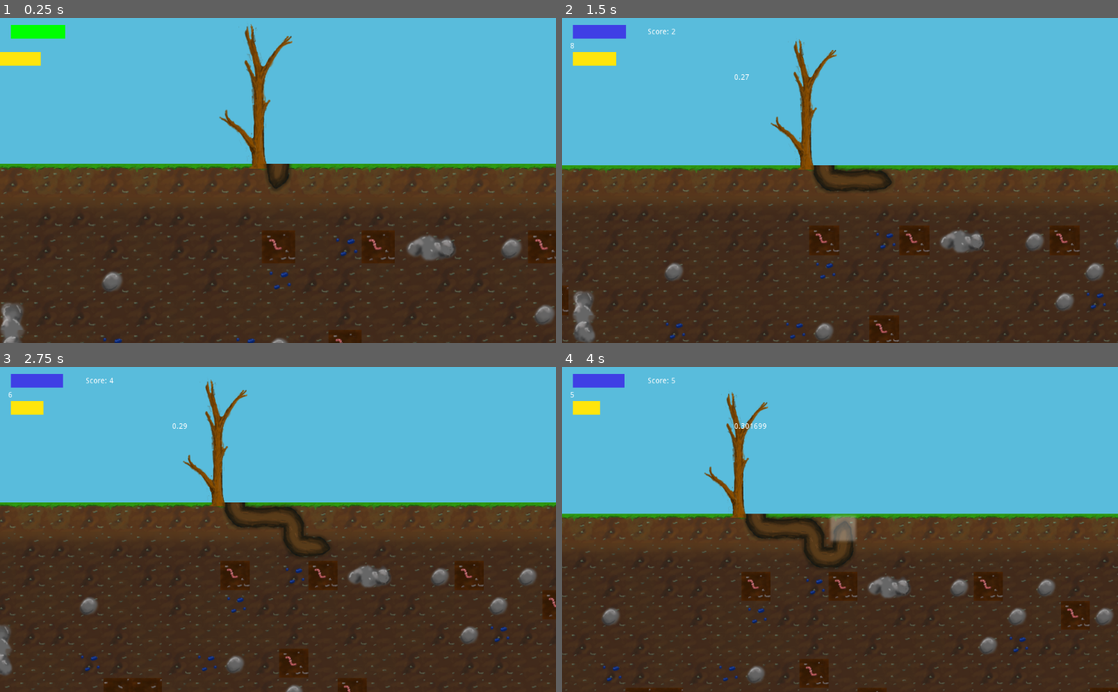
Above: before the commit, frames 1-4 (two rows, left to right).
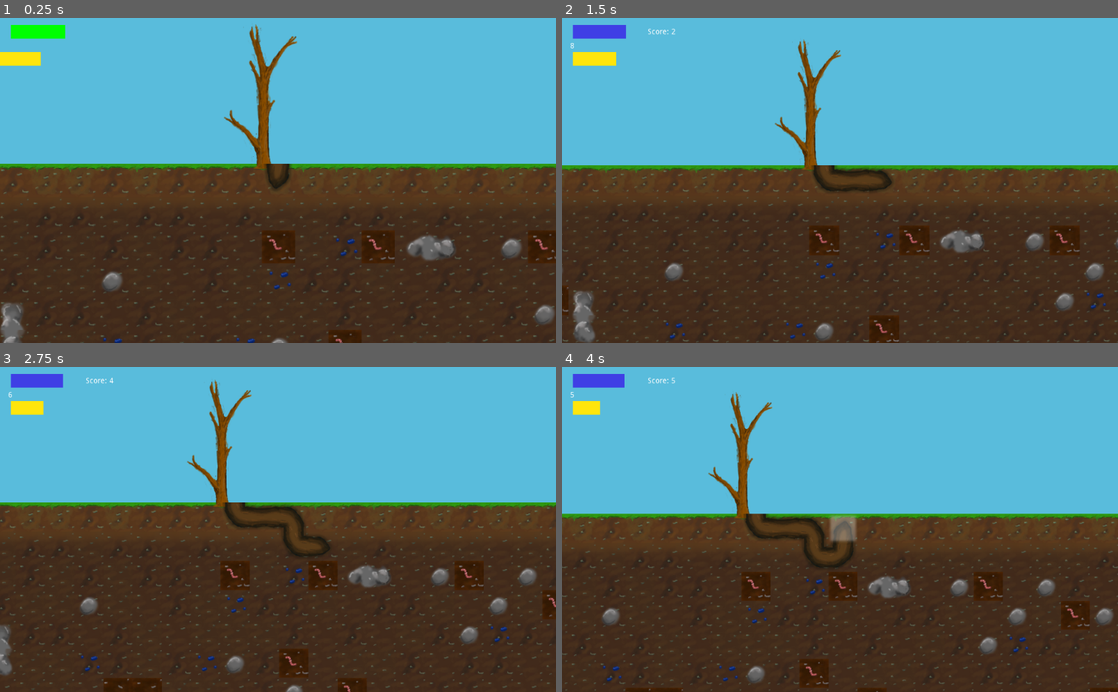
Above: after the commit, the same moments.

Repository: Sushperson/Tree-Simulator-2023
Game: Godot game, scene res://Scenes/World.tscn
Same seed, same stepped clock (60 frames per second), same inputs: the game is played once before the commit and once after it. The engine's default icon, where the game draws it, is replaced by a stand-in: a white triangle on a blue panel in a dark square.
Inputs:
- Up to frame 1 (0.25 s): no input
- Up to frame 2 (1.5 s): tap Enter (ui_accept) at 0.5, 0.6, 0.77, 1.07, 1.35 s; hold D (right) 0.53-1.28 s; hold S (down) from 1.28 s (still down)
- Up to frame 3 (2.75 s): tap Enter (ui_accept) at 1.52, 1.82, 2.1 s; release S (down) at 2.03 s; hold D (right) from 2.03 s (still down)
- Up to frame 4 (4 s): release D (right) at 2.78 s; hold W (up) 2.78-3.53 s; tap Enter (ui_accept) at 2.85, 3.02, 3.32, 3.6, 3.77 s; hold A (left) from 3.53 s (still down)

The runs differ from the first frame. In frame 1, 1.5% of the frame differs, in the area x 39-54%, y 1-47%; in frame 2, 1.2%; in frame 3, 1.2%; in frame 4, 1.2%.

Commit message:
skill plus

Diff:
--- a/Tree_sim/Scenes/World.tscn
+++ b/Tree_sim/Scenes/World.tscn
@@ -598,6 +598,7 @@
 texture = ExtResource( 20 )
 
 [node name="GameSpeed" type="Label" parent="HUD"]
+visible = false
 margin_left = 317.0
 margin_top = 103.0
 margin_right = 357.0
@@ -620,7 +621,7 @@
 use_global_coordinates = false
 
 [node name="tree" parent="." instance=ExtResource( 37 )]
-position = Vector2( 13, -4 )
+position = Vector2( 32, 1 )
 
 [node name="Sound_player" type="AudioStreamPlayer" parent="."]
 stream = ExtResource( 35 )
--- a/Tree_sim/Scenes/skilltree.tscn
+++ b/Tree_sim/Scenes/skilltree.tscn
@@ -34,7 +34,7 @@
 [node name="1_stamm" type="Node" parent="Node"]
 
 [node name="Stamm0" type="Sprite" parent="Node/1_stamm"]
-position = Vector2( -90, -385 )
+position = Vector2( -81, -384.5 )
 z_index = -5
 texture = ExtResource( 14 )
 
@@ -65,7 +65,7 @@
 [node name="2_astLinks" type="Node" parent="Node"]
 
 [node name="Links0" type="Sprite" parent="Node/2_astLinks"]
-position = Vector2( -90, -385 )
+position = Vector2( -81, -384.5 )
 z_index = -5
 texture = ExtResource( 2 )
 
@@ -102,7 +102,7 @@
 [node name="3_oben" type="Node" parent="Node"]
 
 [node name="Oben0" type="Sprite" parent="Node/3_oben"]
-position = Vector2( -90, -385 )
+position = Vector2( -81, -384.5 )
 z_index = -5
 texture = ExtResource( 13 )
 
@@ -215,8 +215,9 @@
 position = Vector2( -25, -44 )
 links = true
 oben = true
-beschreibungs_text = "zerstöre einen Stein mehr"
-type = 1
+beschreibungs_text = "Sie erhalten Nährstoffe im Verhältnis zu den Wurzeln "
+kosten_nerstoffe = -10
+type = 4
 ast = 104
 
 [node name="skill_point2" parent="Node/punkte/skill_point/skill_point01/skill_point/skill_point" instance=ExtResource( 25 )]
--- a/Tree_sim/Scripts/World.gd
+++ b/Tree_sim/Scripts/World.gd
@@ -5,6 +5,8 @@
 export var tile_size = 64
 export var game_speed = 0.4
 var tick_length = 1 - game_speed
+
+var wurzel_zahler = 0
 
 var score = 0
 onready var player
@@ -101,6 +103,7 @@
 		generate_tiles(get_visible_rect())
 
 	if(mode == spiel_modi.back_wurzeln):
+		wurzel_zahler += 1
 		player.move_dir = Vector2(0,0)
 		if(in_spiel_modus == spiel_modi.wurzeln):
 			var rootgrid = get_node("RootGrid")
@@ -170,6 +173,9 @@
 			elif skill_node.type == 3:
 				start_speed -= 0.025
 				fac_speed -= 0.001
+			elif skill_node.type == 3:
+				player.remaining_current_root_tiles -= int(skill_node.kosten_nerstoffe/((wurzel_zahler/2)+1) )
+
 
 
 func _process(delta):
